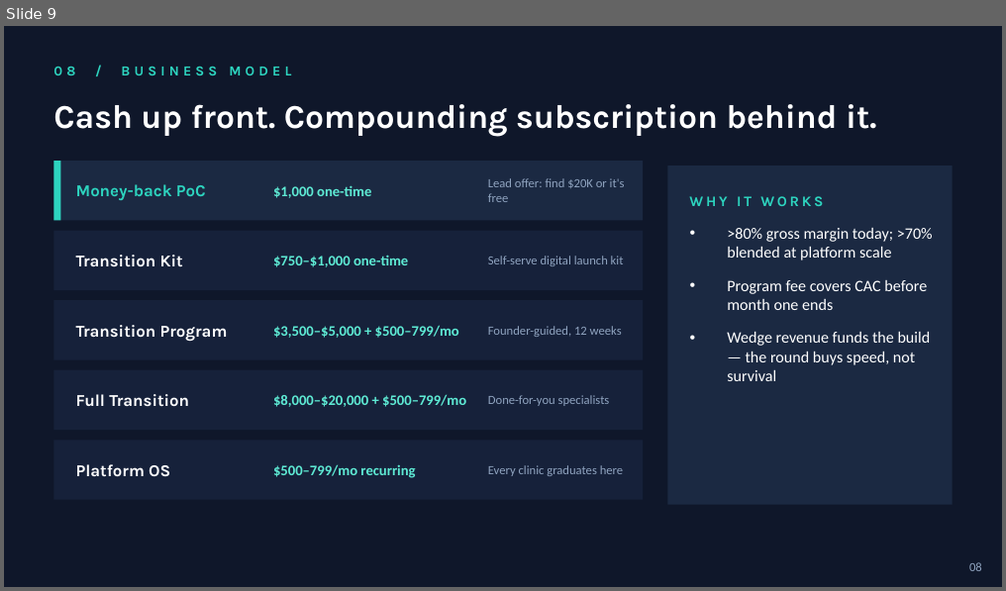
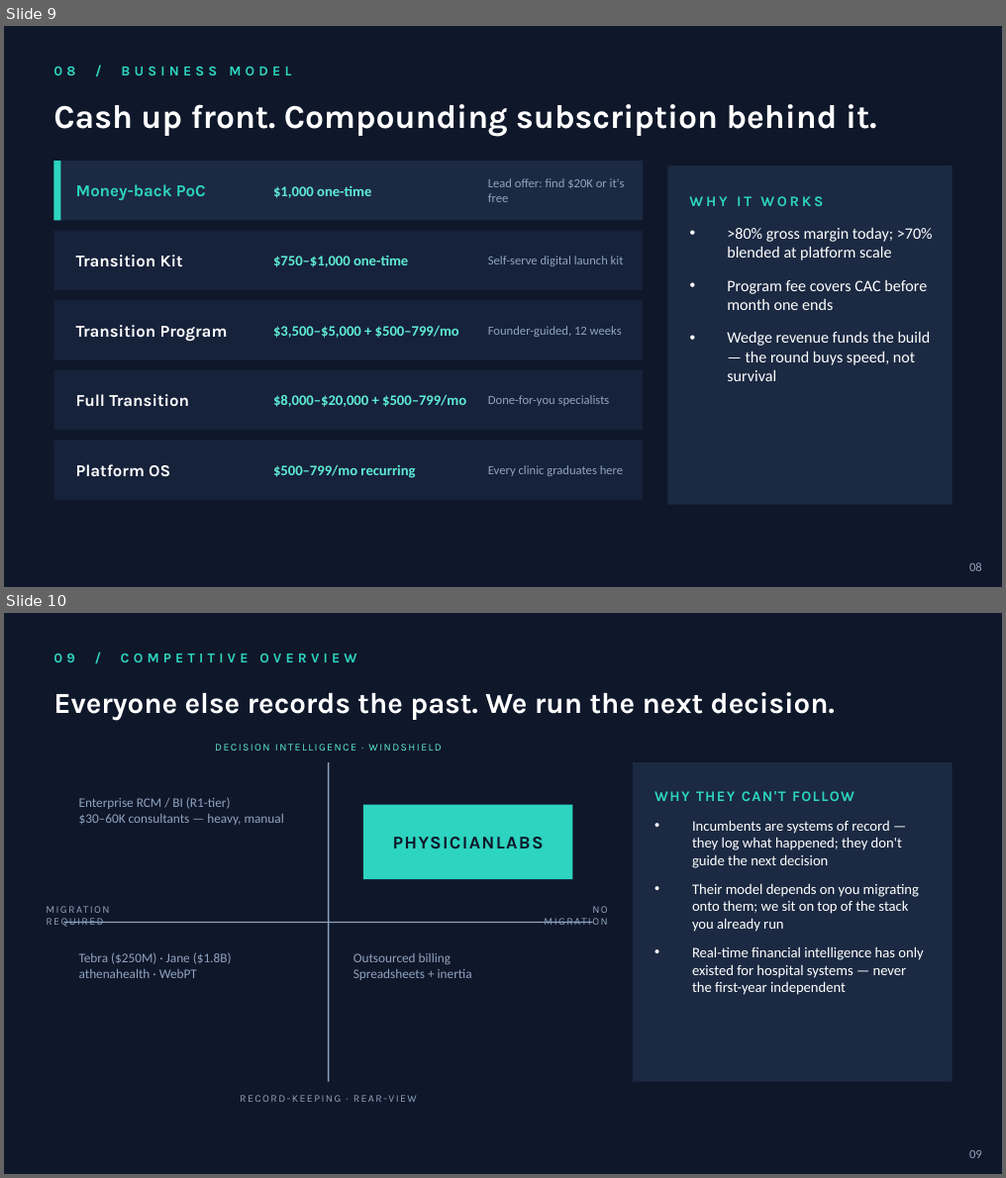
Before and after one commit to moamalleck/PhyLabs, a slide deck: docs/fundraising/pitch-deck-2026-06-11-softbank-necx.pptx. Shown one above the other, each under a label of ours: slide 9 before the commit, slides 9 and 10 after it. The pictures are 1006x591 and 1006x1178 pixels, drawn with LibreOffice and Linux fonts; fonts in the diff are those of the drawing. Boxes give left, top, right and bottom in pixels: in the first picture for what was removed or moved away, otherwise in the second. Text is boxed around its words. In the diff, an @@ line names an element or a change of style, - is before the commit and + after.

```diff
--- a/docs/fundraising/pitch-deck-2026-06-11-softbank-necx.pptx
+++ b/docs/fundraising/pitch-deck-2026-06-11-softbank-necx.pptx
@@ slide 10 added at [4,613,1002,1174], background #0F172A @@
@@ text added at [54,653,356,663], 10 pt, text #2DD4BF, bold @@
+09 / COMPETITIVE OVERVIEW
@@ text added at [54,692,835,721], 21 pt, text #FFFFFF, bold @@
+Everyone else records the past. We run the next decision.
@@ text added at [215,744,441,751], 7.5 pt, text #5EEAD4 @@
+DECISION INTELLIGENCE · WINDSHIELD
@@ line added from (329, 762) to (329, 1082), #8FA3BF 1 pt @@
@@ rectangle added at [633,762,952,1082], fill #1B2942 @@
@@ text added at [79,797,284,825], 9.5 pt, text #8FA3BF @@
+Enterprise RCM / BI (R1-tier)
+$30–60K consultants — heavy, manual
@@ rectangle added at [363,805,573,879], fill #2DD4BF @@
@@ text added at [654,791,854,801], 10.5 pt, text #2DD4BF, bold @@
+WHY THEY CAN'T FOLLOW
@@ text added at [692,820,923,995], 10.5 pt, text #FFFFFF @@
+• Incumbents are systems of record — they log what happened; they don't guide the next decision
+• Their model depends on you migrating onto them; we sit on top of the stack you already run
+• Real-time financial intelligence has only existed for hospital systems — never the first-year independent
@@ text added at [393,837,544,849], 13 pt, text #0F172A, bold @@
+PHYSICIANLABS
@@ text added at [592,906,607,913], 7.5 pt, text #8FA3BF @@
+NO
+MIGRATION
@@ text added at [46,918,103,927], 7.5 pt, text #8FA3BF @@
+MIGRATION
+REQUIRED
@@ line added from (63, 922) to (593, 922), #8FA3BF 1 pt @@
@@ text added at [79,953,232,978], 9.5 pt, text #8FA3BF @@
+Tebra ($250M) · Jane ($1.8B)
+athenahealth · WebPT
@@ text added at [353,954,472,980], 9.5 pt, text #8FA3BF @@
+Outsourced billing
+Spreadsheets + inertia
@@ text added at [240,1095,417,1102], 7.5 pt, text #8FA3BF @@
+RECORD-KEEPING · REAR-VIEW
@@ text added at [969,1151,982,1158], 9 pt, text #8FA3BF @@
+09
```
Also in this commit, not shown: 3 slides changed, 1 slide removed, 2 other files.
